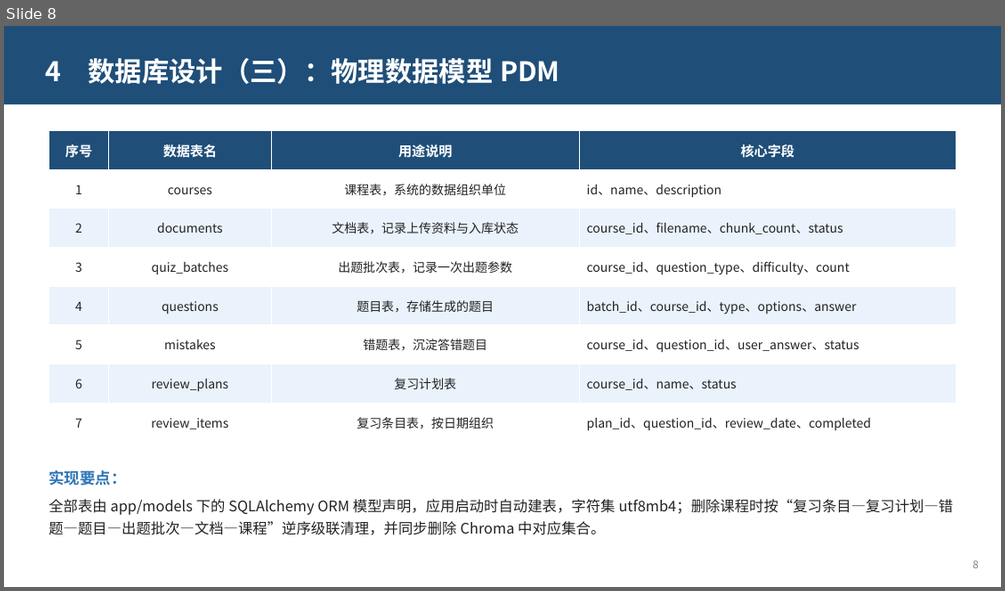
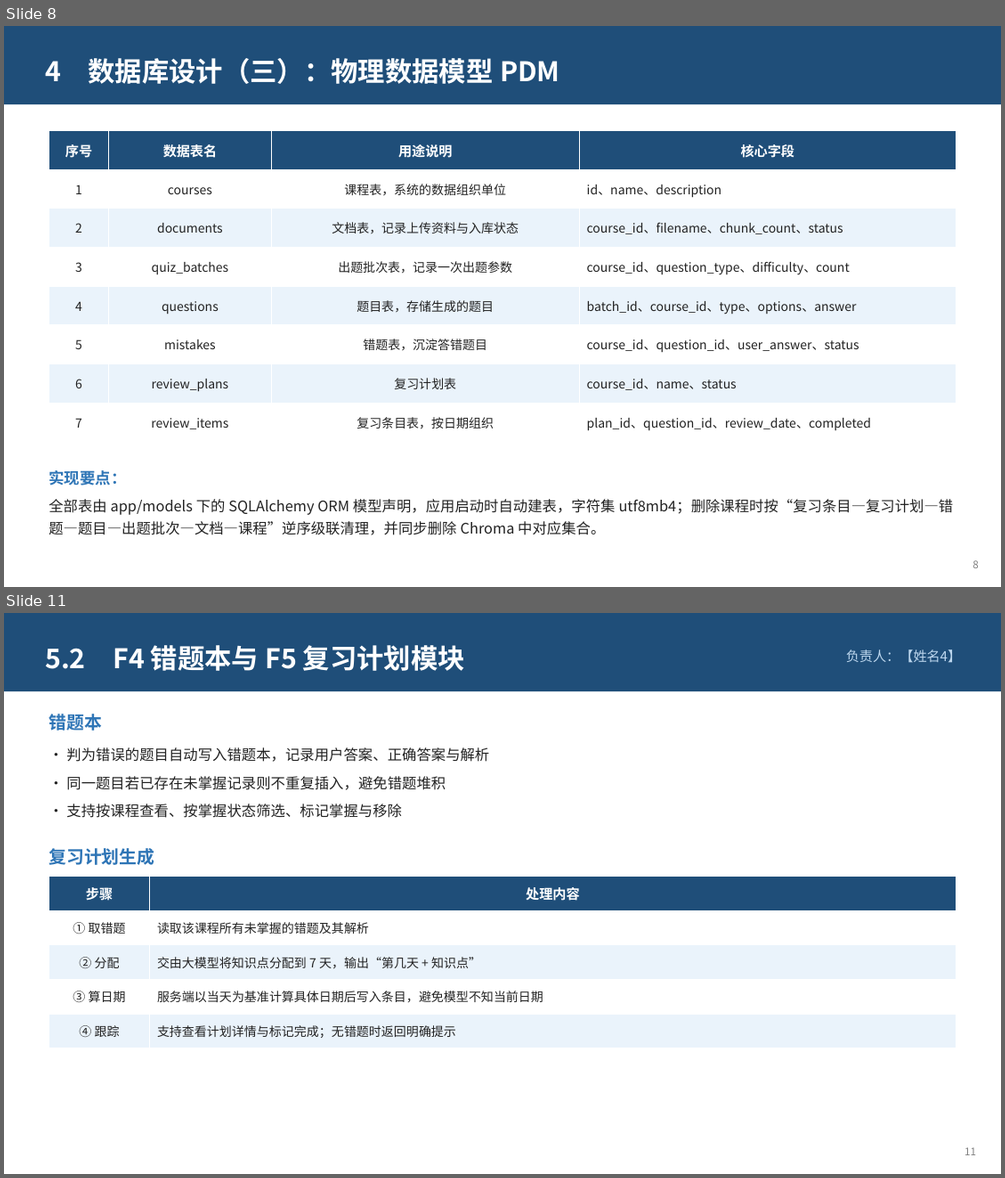
Before and after one commit to xingkongzcj/langchain_agent, a slide deck: defense/智学助手-课程设计答辩.pptx. Shown one above the other, each under a label of ours: slide 8 before the commit, slides 8 and 11 after it; the slides between them are not shown. The pictures are 1005x591 and 1005x1178 pixels, drawn with LibreOffice and Linux fonts; fonts in the diff are those of the drawing. Boxes give left, top, right and bottom in pixels: in the first picture for what was removed or moved away, otherwise in the second. Text is boxed around its words. In the diff, an @@ line names an element or a change of style, - is before the commit and + after.

```diff
--- a/defense/智学助手-课程设计答辩.pptx
+++ b/defense/智学助手-课程设计答辩.pptx
@@ slide 11 added at (x1=4, y1=613, x2=1001, y2=1174), background #FFFFFF @@
@@ rectangle added at (x1=4, y1=613, x2=1001, y2=691), fill #1F4E79 @@
@@ text added at (x1=45, y1=645, x2=465, y2=671), 26 pt, text #FFFFFF, bold @@
+5.2 F4 错题本与 F5 复习计划模块
@@ text added at (x1=846, y1=649, x2=961, y2=663), 13 pt, text #BDD7EE @@
+负责人：【姓名4】
@@ text added at (x1=48, y1=714, x2=102, y2=730), 17 pt, text #2E75B6, bold @@
+错题本
@@ text added at (x1=66, y1=747, x2=489, y2=818), 14 pt, text #222222 @@
+• 判为错误的题目自动写入错题本，记录用户答案、正确答案与解析
+• 同一题目若已存在未掌握记录则不重复插入，避免错题堆积
+• 支持按课程查看、按掌握状态筛选、标记掌握与移除
@@ text added at (x1=48, y1=848, x2=154, y2=865), 17 pt, text #2E75B6, bold @@
+复习计划生成
@@ table added at (x1=48, y1=876, x2=956, y2=1048), 5 rows, 2 columns @@
+步骤 | 处理内容
+① 取错题 | 读取该课程所有未掌握的错题及其解析
+② 分配 | 交由大模型将知识点分配到 7 天，输出“第几天 + 知识点”
+③ 算日期 | 服务端以当天为基准计算具体日期后写入条目，避免模型不知当前日期
+④ 跟踪 | 支持查看计划详情与标记完成；无错题时返回明确提示
@@ text added at (x1=964, y1=1147, x2=976, y2=1155), 10 pt, text #808080 @@
+11
```
Also in this commit, not shown: 3 slides changed, 1 other slide added, 2 slides removed, 1 other file.
